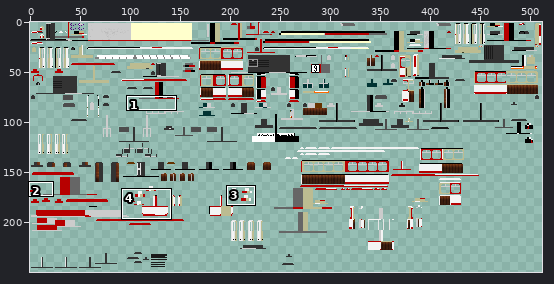
One commit to this sprite sheet: src/main/resources/assets/tc/textures/trains/Duewag_GT6ER_Red.png. Above: a wide view before the commit, with the close-up outlined.
Close-up. The starting point:
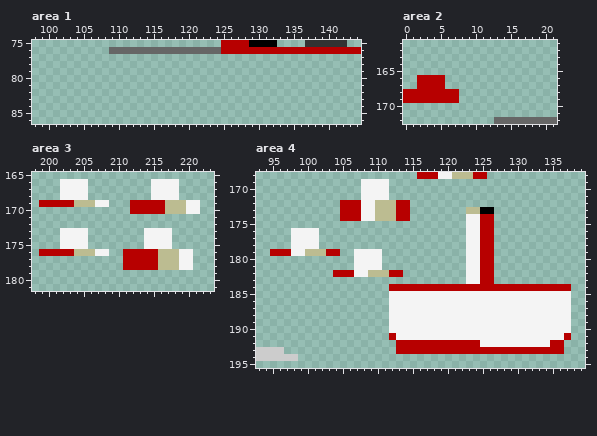
The file is 512x256 pixels. Colours within 5 levels of each other are drawn and written as one. Shown: area 1: x 98..144, y 75..86; area 2: x 0..21, y 161..172; area 3: x 198..223, y 165..181; area 4: x 93..139, y 168..195. The wide view leaves out empty margins. The commit also changed other parts of the picture, which this record leaves out.
Now the later version:
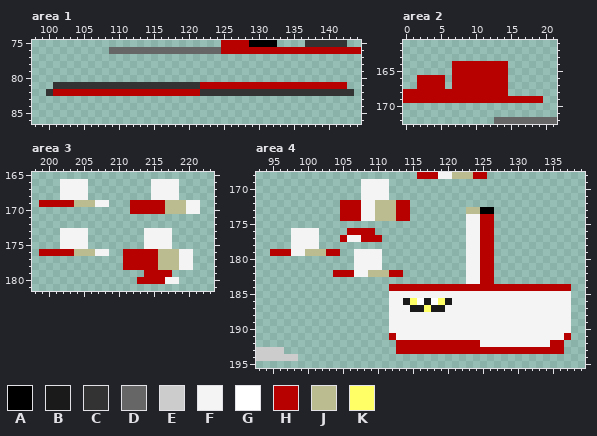
Palette (. is transparent): A #000000  B #1a1a1a  C #333333  D #666666  E #cccccc  F #f4f4f4  G #ffffff  H #b70000  J #bcbc91  K #ffff66
Edits made:
--- area 1
@@ x 98..144 @@
 80 ...............................................
-81 ...............................................
-82 ...............................................
+81 ...CCCCCCCCCCCCCCCCCCCCCHHHHHHHHHHHHHHHHHHHHH..
+82 ..CHHHHHHHHHHHHHHHHHHHHHCCCCCCCCCCCCCCCCCCCCCC.
 83 ...............................................
--- area 2
@@ x 0..21 @@
 163 ......................
-164 ......................
-165 ......................
-166 ..HHHH................
-167 ..HHHH................
-168 HHHHHHHH..............
-169 HHHHHHHH..............
+164 .......HHHHHHHH.......
+165 .......HHHHHHHH.......
+166 ..HHHH.HHHHHHHH.......
+167 ..HHHH.HHHHHHHH.......
+168 HHHHHHHHHHHHHHH.......
+169 HHHHHHHHHHHHHHHHHHHH..
 170 ......................
--- area 3
@@ x 211..220 @@
 178 HHHHHJJJFF
-179 ..........
-180 ..........
+179 ...HHHH...
+180 ..HHHHFF..
 181 ..........
--- area 4
@@ x 103..112 @@
 175 ..........
-176 ..........
-177 ..........
+176 ...HHHH...
+177 ..HFFHHH..
 178 ..........
@@ x 112..122 @@
 185 FFFFFFFFFFF
-186 FFFFFFFFFFF
-187 FFFFFFFFFFF
+186 FFBKGBGKBFF
+187 FFFBBKBBFFF
 188 FFFFFFFFFFF
Boxes around the changes in both close-ups, in picture pixels (x1, y1, x2, y2):
added: (46, 82, 354, 96)
added: (452, 61, 543, 103)
added: (137, 270, 179, 284)
added: (340, 228, 382, 242)
changed: (403, 298, 452, 312)
